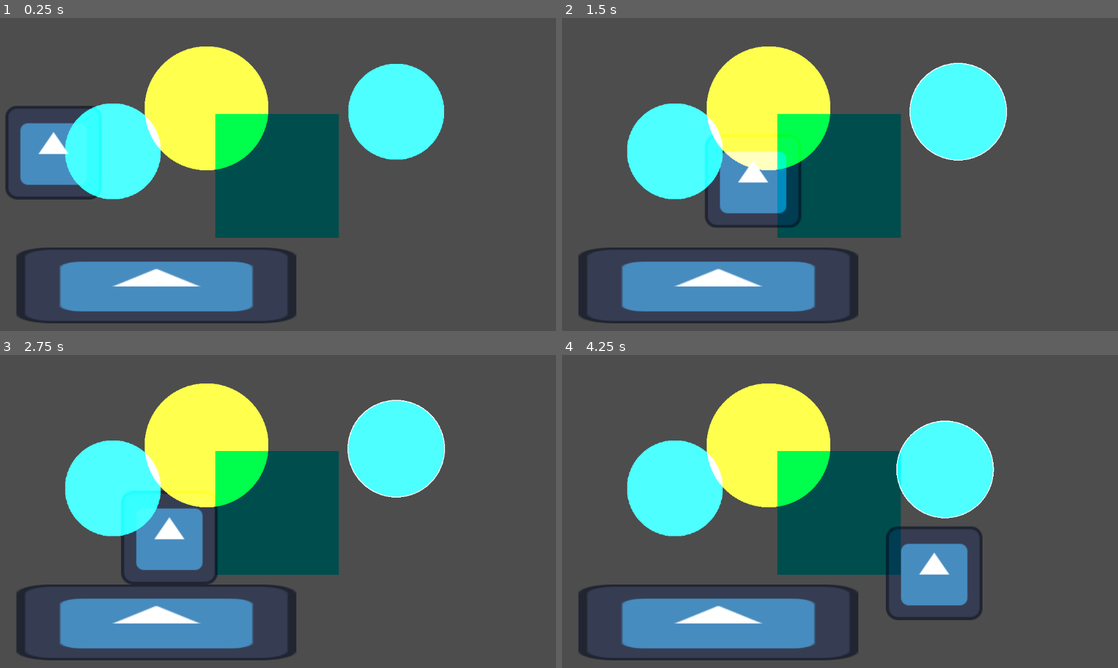
Above: before the commit, frames 1-4 (two rows, left to right).
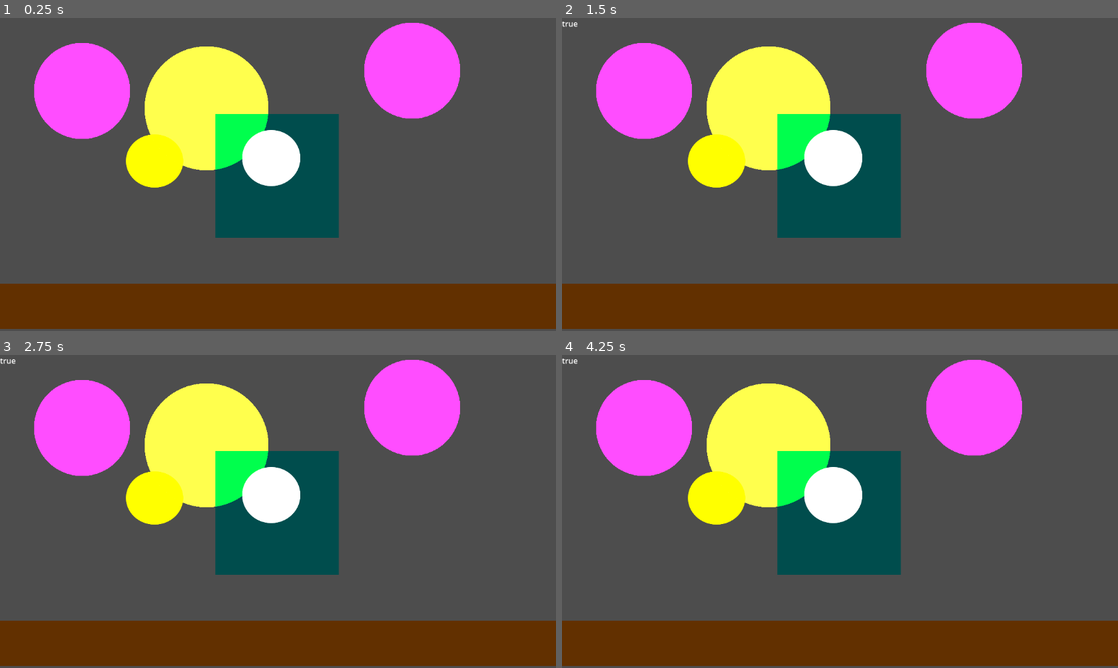
Above: after the commit, the same moments.

Repository: savardnm/mask-of-venus
Game: Godot game, scene res://puzzle_winput.tscn
The game is run twice, just before and just after one commit, with the same random seed, the same clock (stepped at 60 frames per second) and the same inputs. Before the commit the project starts from res://main.tscn. The engine's default icon, where the game draws it, is replaced by a stand-in: a white triangle on a blue panel in a dark square.
Inputs (mouse positions are in pixels of both pictures, inside the frame that each line leads up to):
- Up to frame 1 (0.25 s): no input
- Up to frame 2 (1.5 s): tap Enter (ui_accept) at 0.5, 0.77 s; move the mouse to (962, 158) at 0.52 s; press the mouse at (962, 158) at 0.53 s; hold Right (ui_right) from 0.53 s (still down); move the mouse to (728, 190) at 1.27 s; release the mouse at (728, 190) at 1.28 s; click (728, 190) at 1.35 s
- Up to frame 3 (2.75 s): tap Enter (ui_accept) at 1.52 s; move the mouse to (333, 442) at 2.02 s; release Right (ui_right) at 2.03 s; press the mouse at (333, 442) at 2.03 s; hold Left (ui_left) from 2.03 s (still down)
- Up to frame 4 (4.25 s): move the mouse to (812, 574) at 2.77 s; release Left (ui_left) at 2.78 s; release the mouse at (812, 574) at 2.78 s; hold Right (ui_right) from 2.78 s (still down); click (812, 574) at 2.85 s; tap Enter (ui_accept) at 3.02, 3.77 s; move the mouse to (1006, 558) at 3.52 s; press the mouse at (1006, 558) at 3.53 s

The runs differ from the first frame. In frame 1, 36% of the frame differs, in the area x 0-100%, y 1-100%; in frame 2, 36%; in frame 3, 37%; in frame 4, 38%.

Commit message:
spotlight color

Diff:
--- a/Objects/spotlight.tscn
+++ b/Objects/spotlight.tscn
@@ -12,6 +12,7 @@
 
 [node name="Spotlight" type="Area2D" unique_id=1141804037]
 script = ExtResource("1_xur3a")
+size = 200
 metadata/_edit_group_ = true
 
 [node name="CollisionShape2D" type="CollisionShape2D" parent="." unique_id=730873793]
@@ -19,6 +20,6 @@
 
 [node name="Color Circle" type="Sprite2D" parent="." unique_id=81173429]
 material = SubResource("ShaderMaterial_5vw27")
-instance_shader_parameters/objectColor = Vector4(0, 1, 1, 1)
+instance_shader_parameters/objectColor = Vector4(1, 0, 1, 1)
 scale = Vector2(0.7734375, 0.7734375)
 texture = ExtResource("3_yemns")
--- a/_scripts/spotlight.gd
+++ b/_scripts/spotlight.gd
@@ -25,7 +25,7 @@
 
 # Called when the node enters the scene tree for the first time.
 func _ready():
-	set_spotlight_color(color)
+	# set_spotlight_color(color)
 	pass # Replace with function body.
 
 func draw_outline():
--- a/project.godot
+++ b/project.godot
@@ -11,7 +11,7 @@
 [application]
 
 config/name="Mask of Venus"
-run/main_scene="uid://drioqy28s1o6k"
+run/main_scene="uid://c2sui3g7o8nb8"
 config/features=PackedStringArray("4.6", "Forward Plus")
 config/icon="res://icon.svg"
 <<<<<<<HEADrun/main_scene="uid://c2sui3g7o8nb8"
--- a/puzzleScenes/testSpawn.tscn
+++ b/puzzleScenes/testSpawn.tscn
@@ -10,15 +10,15 @@
 otherObject = NodePath("juliet")
 
 [node name="Romeo" type="Sprite2D" parent="." unique_id=2001052172]
-modulate = Color(0, 1, 1, 1)
+modulate = Color(1, 1, 0, 1)
+z_index = -1
 position = Vector2(320.28, 296.04)
 scale = Vector2(0.463125, 0.43)
 texture = ExtResource("2_i5lm3")
 script = ExtResource("5_ruhxn")
 
 [node name="juliet" type="Sprite2D" parent="." unique_id=1052321452]
-modulate = Color(1, 0, 1, 1)
-position = Vector2(554, 288)
+position = Vector2(562, 290)
 scale = Vector2(0.47093755, 0.45343754)
 texture = ExtResource("2_i5lm3")
 script = ExtResource("5_ruhxn")
--- a/puzzle_winput.tscn
+++ b/puzzle_winput.tscn
@@ -46,12 +46,13 @@
 
 [node name="Spotlight" parent="." unique_id=1141804037 instance=ExtResource("8_cmf70")]
 material = SubResource("ShaderMaterial_1dmfv")
-instance_shader_parameters/objectColor = Vector4(1, 0, 0, 1)
+instance_shader_parameters/objectColor = Vector4(1, 0, 1, 1)
 position = Vector2(170, 151)
+size = 100
 
 [node name="Spotlight2" parent="." unique_id=899625294 instance=ExtResource("8_cmf70")]
 position = Vector2(854, 109)
-color = Color(0, 1, 1, 1)
+size = 100
 
 [node name="Selector" type="Area2D" parent="." unique_id=224449348]
 position = Vector2(440, 80)
